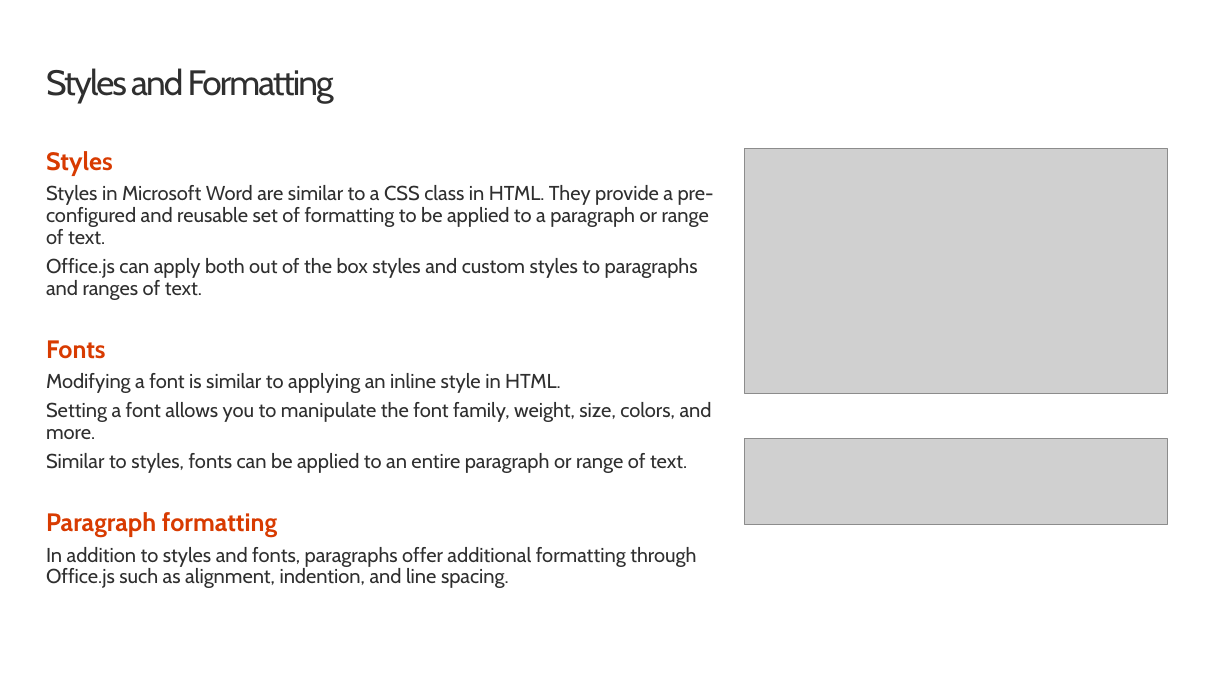
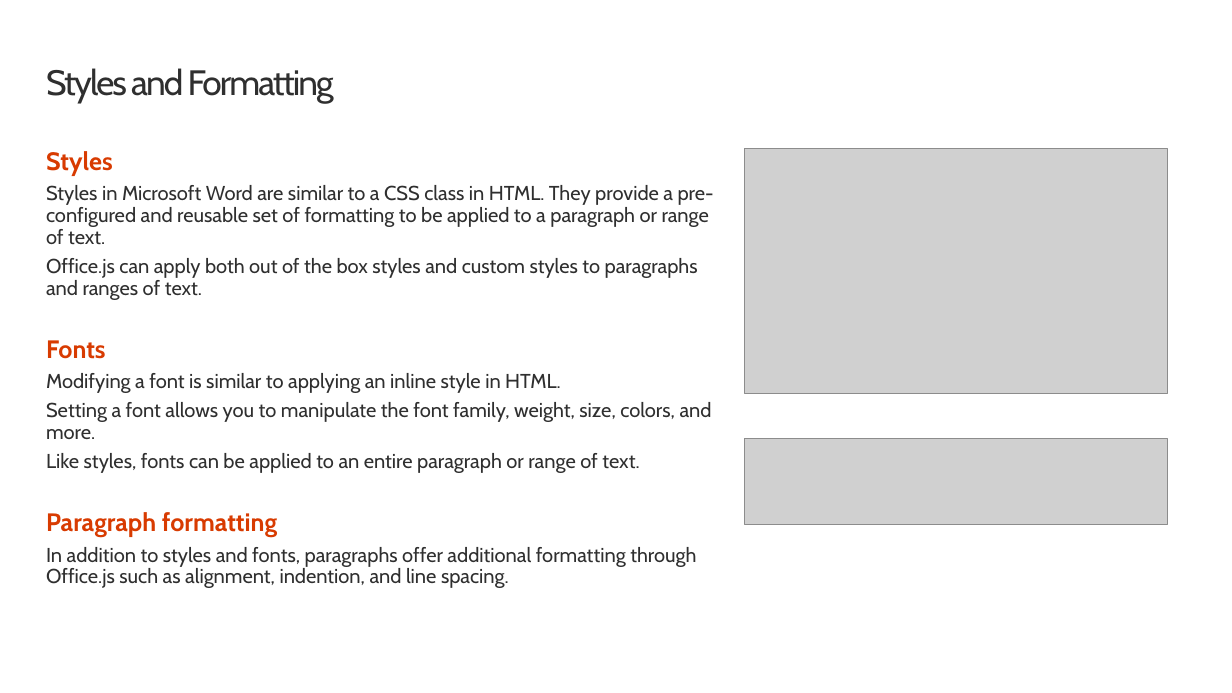
Before and after one commit to OfficeDev/TrainingContent, a slide deck: slide 8 of OfficeAddin/01 Building Add-ins for Microsoft Word/01 Text and Formatting in Word Add-ins.pptx. Drawn at 1232x693 pixels with LibreOffice and Linux fonts; fonts in the diff are those of the drawing; grey boxes stand for pictures; background and template pictures are left out. Boxes give left, top, right and bottom in pixels: in the first picture for what was removed or moved away, otherwise in the second. Text is boxed around its words. In the diff, an @@ line names an element or a change of style, - is before the commit and + after.

```diff
--- a/OfficeAddin/01 Building Add-ins for Microsoft Word/01 Text and Formatting in Word Add-ins.pptx
+++ b/OfficeAddin/01 Building Add-ins for Microsoft Word/01 Text and Formatting in Word Add-ins.pptx
@@ text at box(46, 453, 639, 473): text changed @@
-Similar to styles, fonts can be applied to an entire paragraph or range of text.
+Like styles, fonts can be applied to an entire paragraph or range of text.
```
Also in this commit, not shown: 1 other slide changed, 4 other files.
